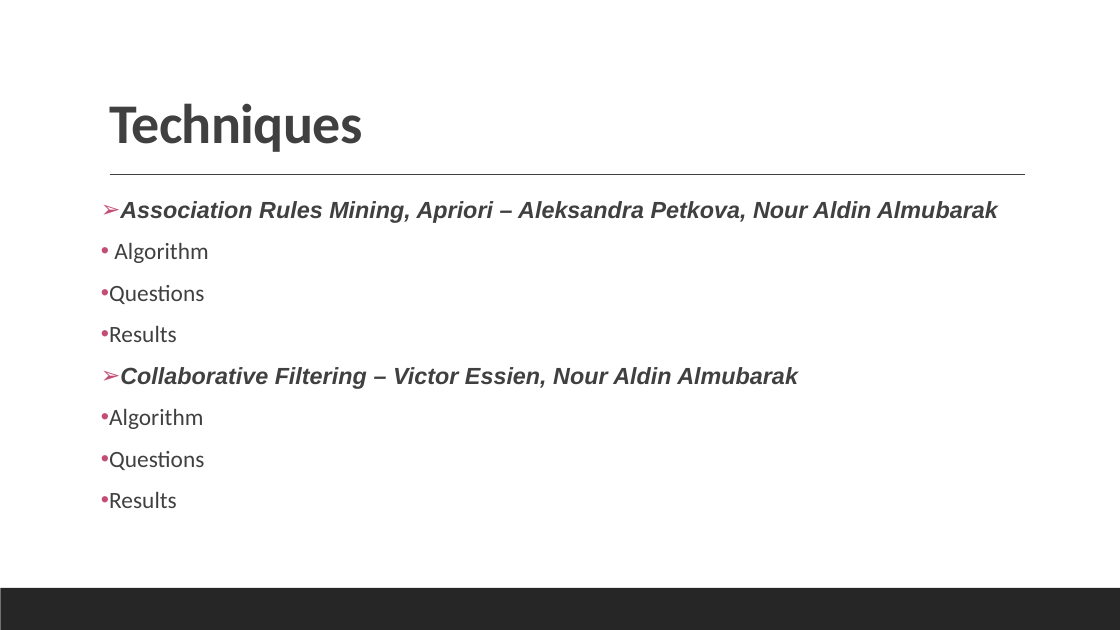
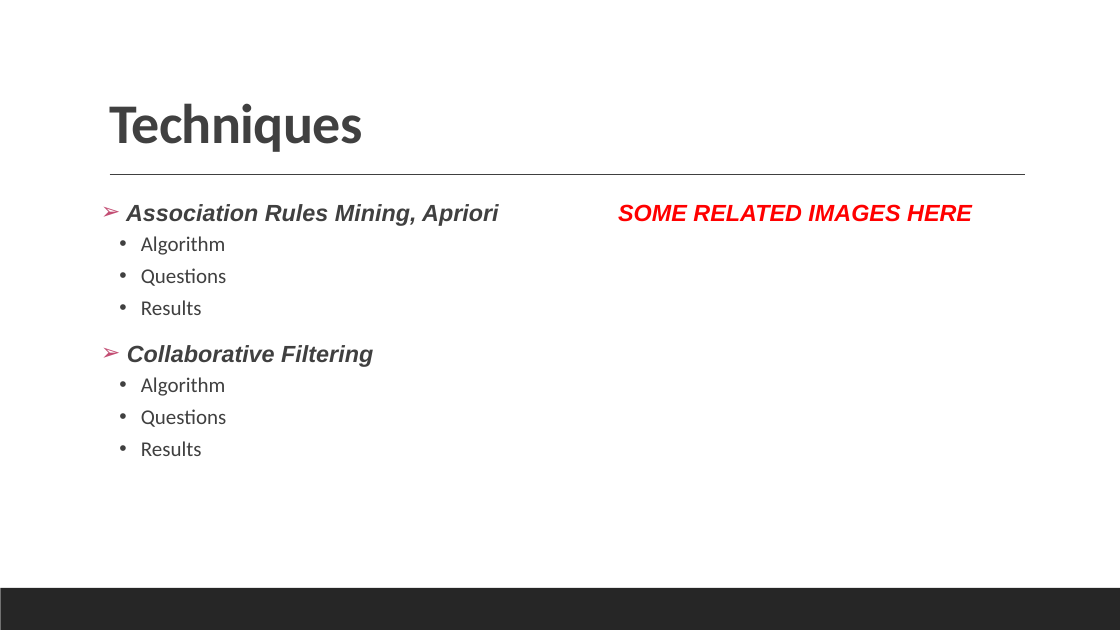
Before and after one commit to Data-Mining-Algorithms/Data-Mining-Algorithms, a slide deck: slide 3 of Data Mining presentation.pptx. Drawn at 1120x630 pixels with LibreOffice and Linux fonts; fonts in the diff are those of the drawing. Boxes give left, top, right and bottom in pixels: in the first picture for what was removed or moved away, otherwise in the second. Text is boxed around its words. In the diff, an @@ line names an element or a change of style, - is before the commit and + after.

Commit message:
Pretified Presentation with some Images

```diff
--- a/Data Mining presentation.pptx
+++ b/Data Mining presentation.pptx
@@ text at [126, 204, 499, 226]: text changed @@
-➢ Association Rules Mining, Apriori – Aleksandra Petkova, Nour Aldin Almubarak
+➢ Association Rules Mining, Apriori
@@ text added at [618, 204, 972, 222], 20 pt, text #FF0000, bold, italic @@
+SOME RELATED IMAGES HERE
@@ text at [141, 236, 227, 456]: size 20 to 18 pt in "Algorithm", "Questions", "Results", "Algorithm" and 2 more places; list level 1 to 2 in "Algorithm"; line spacing 0.9 to 1; list level 1 to 2 in "Questions"; list level 1 to 2 in "Results" @@
@@ text at [127, 345, 373, 367]: text changed @@
-➢ Collaborative Filtering – Victor Essien, Nour Aldin Almubarak
+➢ Collaborative Filtering
```
Also in this commit, not shown: 8 other slides changed, 1 other file.
